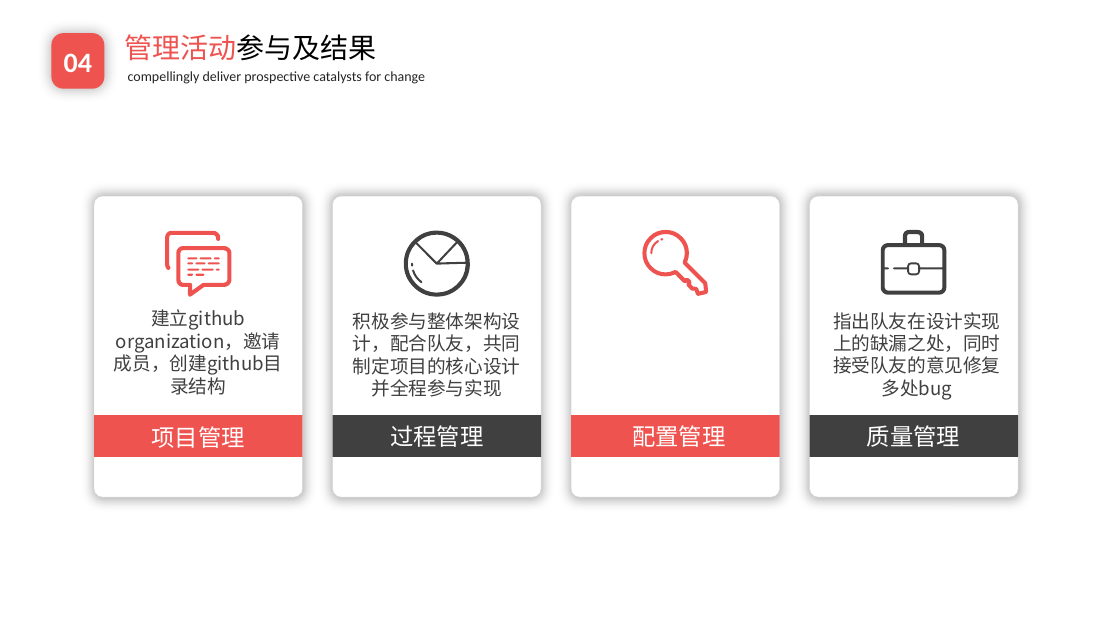
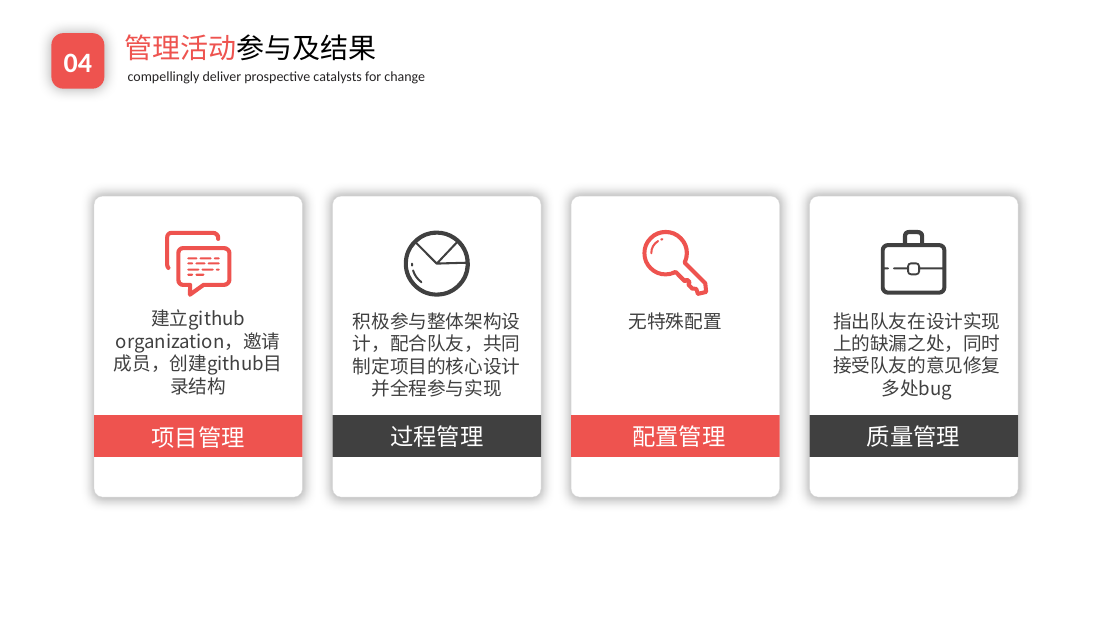
Before and after one commit to EnInternalChat/se2017, a slide deck: slide 22 of doc/个人汇报-陈潢.pptx (slide 18 before the commit). Drawn at 1120x630 pixels with LibreOffice and Linux fonts; fonts in the diff are those of the drawing; background and template pictures are left out. Boxes give left, top, right and bottom in pixels: in the first picture for what was removed or moved away, otherwise in the second. Text is boxed around its words. In the diff, an @@ line names an element or a change of style, - is before the commit and + after.

```diff
--- a/doc/个人汇报-陈潢.pptx
+++ b/doc/个人汇报-陈潢.pptx
@@ text added at [629, 312, 722, 330], 16 pt, text #404040 @@
+无特殊配置
```
Also in this commit, not shown: 9 other slides changed, 3 slides added, 36 slides removed, 1 other file.
